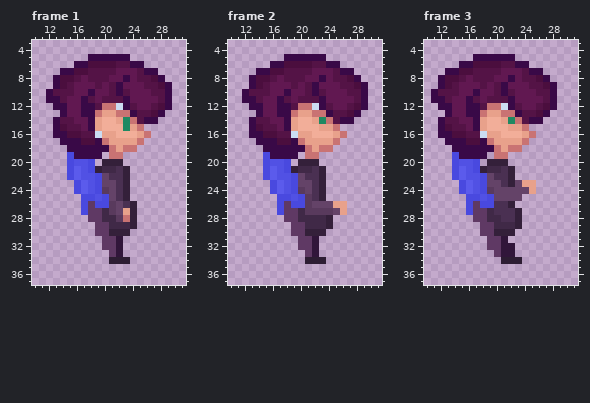
File history of a pixel-art file, lucyd dreams assets/entidades/lucy/baixo/lucy-die.aseprite. Above: the version before the commit.
42x38 pixels, 6 frames. Shown: frame 1: x 10..31, y 3..37; frame 2: x 10..31, y 3..37; frame 3: x 10..31, y 3..37. The commit also changed other frames, which this record leaves out.
Now the later version:
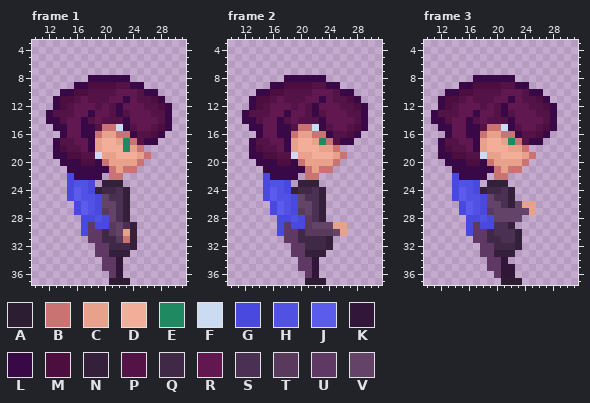
Palette (. is transparent): A #2d1d33  B #c97373  C #e8a18b  D #f2ae99  E #1f8962  F #cbdcf2  G #4949df  H #5151e4  J #5b5bec  K #31163a  L #390947  M #4b0e3e  N #34203a  P #541346  Q #402947  R #611851  S #4a3052  T #593a5d  U #5f3964  V #644368
Changes in this commit:
--- frame 1, layers "Baixo", "Layer 1"
@@ x 10..31 @@
  4 ......................
- 5 ........LLLLLL........
- 6 ......LLMMMMPPLL......
- 7 ....LLMMPPPPRRRPLL....
- 8 ...LMMPRPPPRRLRPPML...
- 9 ...LMPRRRPRPLRRRPPML..
-10 ..LPPPRRLRRPLPRRRPPL..
-11 ..LLPRRLPRPPPLRRRRPL..
-12 ...LLRRLLPBBFLPRRPML..
-13 ....LRRLLBCCBBLPPML...
-14 ...LPPRRLCDDCEBPLL....
-15 ...LMPPRLCDDDECB......
-16 ...LLMMPPFCCDDDCB.....
-17 ....LLLMMLBCCCCB......
-18 .....LLLLLLBCBB.......
-19 .....GLLLL.BB.........
-20 .....GHHG.NNN.........
-21 .....GJHGNQQSN........
-22 .....GJHHGVSSN........
-23 ......GJHGVVSN........
-24 ......GJHGTVSN........
-25 .......GGHGVSN........
-26 .......GUGGTVSN.......
-27 .......GUUQTVCN.......
-28 ........UUQQTBN.......
-29 .........UUQQQN.......
-30 .........UUNNN........
-31 ..........UUK.........
-32 ..........UUK.........
-33 ...........UK.........
-34 ...........AAA........
-35 ......................
-36 ......................
-37 ......................
+ 5 ......................
+ 6 ......................
+ 7 ......................
+ 8 ........LLLLLL........
+ 9 ......LLMMMMPPLL......
+10 ....LLMMPPPPRRRPLL....
+11 ...LMMPRPPPRRLRPPML...
+12 ...LMPRRRPRPLRRRPPML..
+13 ..LPPPRRLRRPLPRRRPPL..
+14 ..LLPRRLPRPPPLRRRRPL..
+15 ...LLRRLLPBBFLPRRPML..
+16 ....LRRLLBCCBBLPPML...
+17 ...LPPRRLCDDCEBPLL....
+18 ...LMPPRLCDDDECB......
+19 ...LLMMPPFCCDDDCB.....
+20 ....LLLMMLBCCCCB......
+21 .....LLLLLLBCBB.......
+22 .....GLLLL.BB.........
+23 .....GHHG.NNN.........
+24 .....GJHGNQQSN........
+25 .....GJHHGVSSN........
+26 ......GJHGVVSN........
+27 ......GJHGTVSN........
+28 .......GGHGVSN........
+29 .......GUGGTVSN.......
+30 .......GUUQTVCN.......
+31 ........UUQQTBN.......
+32 .........UUQQQN.......
+33 .........UUNNN........
+34 ..........UUK.........
+35 ..........UUK.........
+36 ...........UK.........
+37 ...........AAA........
--- frame 2, layers "Baixo", "Layer 1"
@@ x 10..31 @@
  4 ......................
- 5 ........LLLLLL........
- 6 ......LLMMMMPPLL......
- 7 ....LLMMPPPPRRRPLL....
- 8 ...LMMPRPPPRRLRPPML...
- 9 ...LMPRRRPRPLRRRPPML..
-10 ..LPPPRRLRRPLPRRRPPL..
-11 ..LLPRRLPRPPPLRRRRPL..
-12 ...LLRRLLPBBFLPRRPML..
-13 ....LRRLLBCCBBLPPML...
-14 ...LPPRRLCDDCEBPLL....
-15 ...LMPPRLCDDDCCB......
-16 ...LLMMPPFCCDDDCB.....
-17 ....LLLMMLBCCCCB......
-18 .....LLLLLLBCBB.......
-19 .....GLLLL.BB.........
-20 .....GHHG.NNN.........
-21 .....GJHGNQQSN........
-22 .....GJHHGVSSN........
-23 ......GJHGVVSN........
-24 ......GJHGTVSN........
-25 .......GGHGTSN........
-26 .......GUGGTVVVCC.....
-27 .......GUUQTTTTVC.....
-28 ........UUQQQQN.......
-29 .........UUQQQN.......
-30 .........UUNNN........
-31 ..........UUK.........
-32 ..........UUK.........
-33 ...........UK.........
-34 ...........AAA........
-35 ......................
-36 ......................
-37 ......................
+ 5 ......................
+ 6 ......................
+ 7 ......................
+ 8 ........LLLLLL........
+ 9 ......LLMMMMPPLL......
+10 ....LLMMPPPPRRRPLL....
+11 ...LMMPRPPPRRLRPPML...
+12 ...LMPRRRPRPLRRRPPML..
+13 ..LPPPRRLRRPLPRRRPPL..
+14 ..LLPRRLPRPPPLRRRRPL..
+15 ...LLRRLLPBBFLPRRPML..
+16 ....LRRLLBCCBBLPPML...
+17 ...LPPRRLCDDCEBPLL....
+18 ...LMPPRLCDDDCCB......
+19 ...LLMMPPFCCDDDCB.....
+20 ....LLLMMLBCCCCB......
+21 .....LLLLLLBCBB.......
+22 .....GLLLL.BB.........
+23 .....GHHG.NNN.........
+24 .....GJHGNQQSN........
+25 .....GJHHGVSSN........
+26 ......GJHGVVSN........
+27 ......GJHGTVSN........
+28 .......GGHGTSN........
+29 .......GUGGTVVVCC.....
+30 .......GUUQTTTTVC.....
+31 ........UUQQQQN.......
+32 .........UUQQQN.......
+33 .........UUNNN........
+34 ..........UUK.........
+35 ..........UUK.........
+36 ...........UK.........
+37 ...........AAA........
--- frame 3, layers "Baixo", "Layer 1"
@@ x 10..31 @@
  4 ......................
- 5 .......LLLLLL.........
- 6 .....LLMMMMPPLL.......
- 7 ...LLMMPPPPRRRPLL.....
- 8 ..LMMPRPPPRRLRPPML....
- 9 ..LMPRRRPRPLRRRPPML...
-10 .LPPPRRLRRPLPRRRPPL...
-11 .LLPRRLPRPPPLRRRRPL...
-12 ..LLRRLLPBBFLPRRPML...
-13 ...LRRLLBCCBBLPPML....
-14 ..LPPRRLCDDCEBPLL.....
-15 ..LMPPRLCDDDCCB.......
-16 ..LLMMPPFCCDDDCB......
-17 ...LLLMMLBCCCCB.......
-18 ....LLLLLLBCBB........
-19 ....GLLLL.BB..........
-20 ....GHHG.NNN..........
-21 ....GJHGNQQSN.........
-22 ....GJHHGVSSN.........
-23 .....GJHGVVSNVCC......
-24 .....GJHGTVVVVVC......
-25 ......GGHGVVVV........
-26 ......GUGGSSN.........
-27 ......GUUQSSSN........
-28 .......UUQQSSN........
-29 ........UUQQQN........
-30 ........UUNNN.........
-31 .........UUK..........
-32 .........UUKK.........
-33 ..........UKK.........
-34 ...........AAA........
-35 ......................
-36 ......................
-37 ......................
+ 5 ......................
+ 6 ......................
+ 7 ......................
+ 8 .......LLLLLL.........
+ 9 .....LLMMMMPPLL.......
+10 ...LLMMPPPPRRRPLL.....
+11 ..LMMPRPPPRRLRPPML....
+12 ..LMPRRRPRPLRRRPPML...
+13 .LPPPRRLRRPLPRRRPPL...
+14 .LLPRRLPRPPPLRRRRPL...
+15 ..LLRRLLPBBFLPRRPML...
+16 ...LRRLLBCCBBLPPML....
+17 ..LPPRRLCDDCEBPLL.....
+18 ..LMPPRLCDDDCCB.......
+19 ..LLMMPPFCCDDDCB......
+20 ...LLLMMLBCCCCB.......
+21 ....LLLLLLBCBB........
+22 ....GLLLL.BB..........
+23 ....GHHG.NNN..........
+24 ....GJHGNQQSN.........
+25 ....GJHHGVSSN.........
+26 .....GJHGVVSNVCC......
+27 .....GJHGTVVVVVC......
+28 ......GGHGVVVV........
+29 ......GUGGSSN.........
+30 ......GUUQSSSN........
+31 .......UUQQSSN........
+32 ........UUQQQN........
+33 ........UUNNN.........
+34 .........UUK..........
+35 .........UUKK.........
+36 ..........UKK.........
+37 ...........AAA........
Where, in picture pixels (left, top, right, bottom), the same in both pictures:
changed: (46, 54, 172, 285)
changed: (242, 54, 368, 285)
changed: (431, 54, 557, 285)
